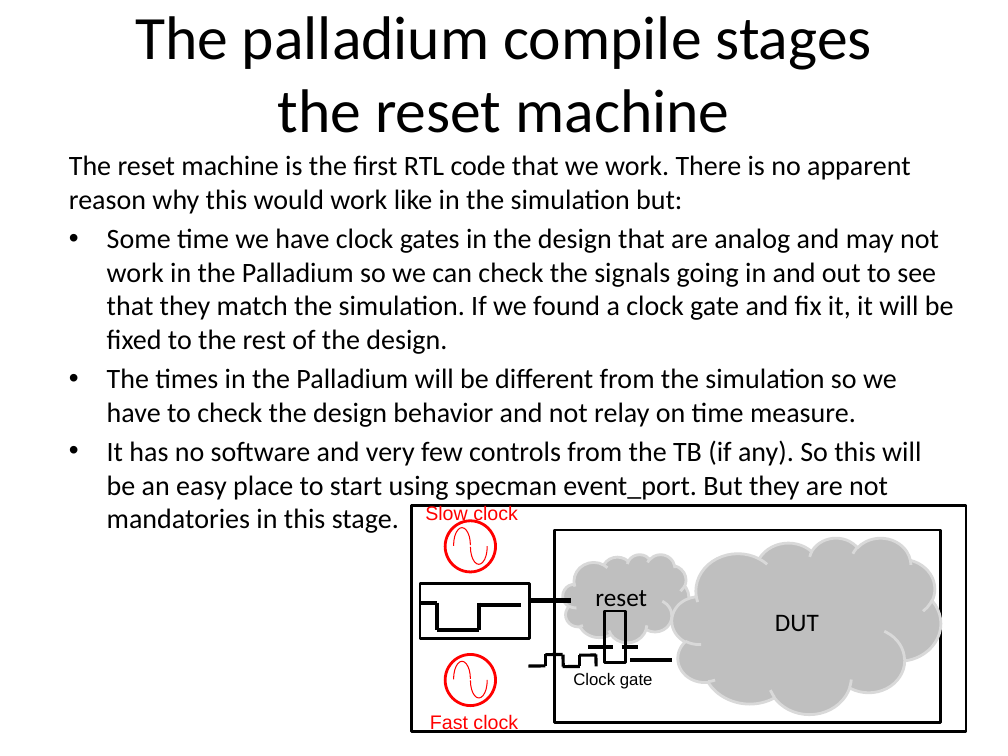
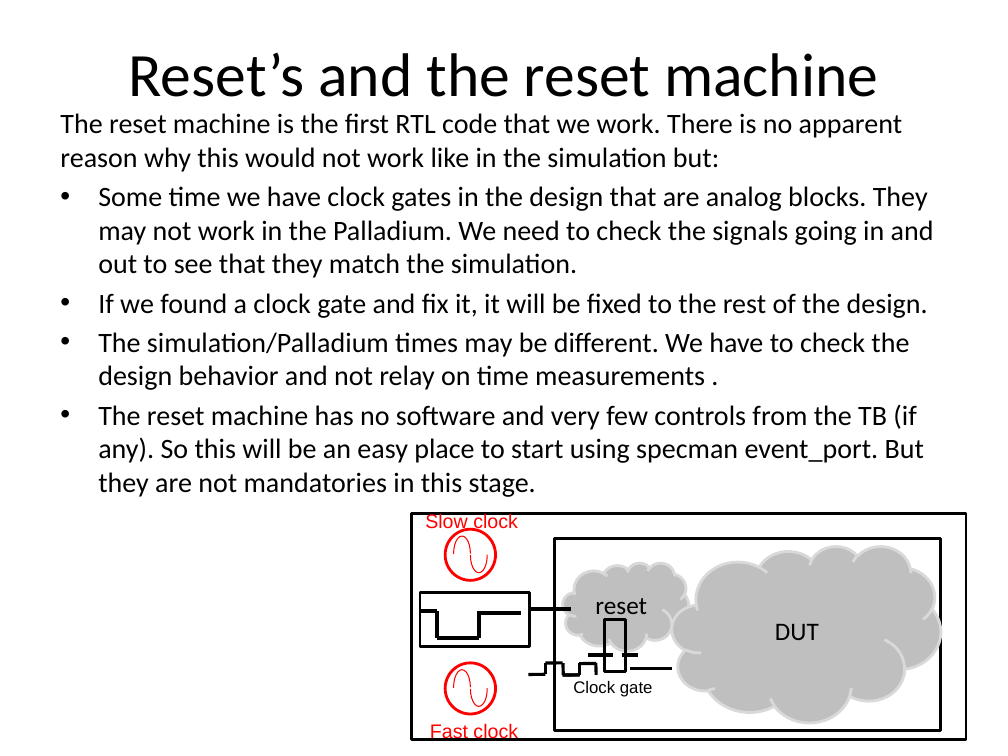
Before and after one commit to zahike/Palladium, a slide deck: slide 10 of Simulation Acceleration tutoria.pptx. Drawn at 1008x756 pixels with LibreOffice and Linux fonts; fonts in the diff are those of the drawing. Boxes give left, top, right and bottom in pixels: in the first picture for what was removed or moved away, otherwise in the second. Text is boxed around its words. In the diff, an @@ line names an element or a change of style, - is before the commit and + after.

```diff
--- a/Simulation Acceleration tutoria.pptx
+++ b/Simulation Acceleration tutoria.pptx
@@ title at (x1=129, y1=53, x2=878, y2=97): text changed @@
-The palladium compile stages
-the reset machine
+Reset’s and the reset machine
@@ text at (x1=60, y1=113, x2=934, y2=497): text changed @@
-The reset machine is the first RTL code that we work. There is no apparent reason why this would work like in the simulation but:
-• Some time we have clock gates in the design that are analog and may not work in the Palladium so we can check the signals going in and out to see that they match the simulation. If we found a clock gate and fix it, it will be fixed to the rest of the design.
-• The times in the Palladium will be different from the simulation so we have to check the design behavior and not relay on time measure.
-• It has no software and very few controls from the TB (if any). So this will be an easy place to start using specman event_port. But they are not mandatories in this stage.
+The reset machine is the first RTL code that we work. There is no apparent reason why this would not work like in the simulation but:
+• Some time we have clock gates in the design that are analog blocks. They may not work in the Palladium. We need to check the signals going in and out to see that they match the simulation.
+• If we found a clock gate and fix it, it will be fixed to the rest of the design.
+• The simulation/Palladium times may be different. We have to check the design behavior and not relay on time measurements .
+• The reset machine has no software and very few controls from the TB (if any). So this will be an easy place to start using specman event_port. But they are not mandatories in this stage.
@@ line added from (562, 675) to (580, 675), #000000 2.25 pt @@
@@ 17 lines, 4 rectangles, 4 arc (boxed as its full ellipse)s, 3 texts, 2 clouds, 2 ellipses moved together from (x1=411, y1=504, x2=966, y2=733) to (x1=411, y1=513, x2=966, y2=741) @@
```
Also in this commit, not shown: 7 other slides changed, 3 slides added.
